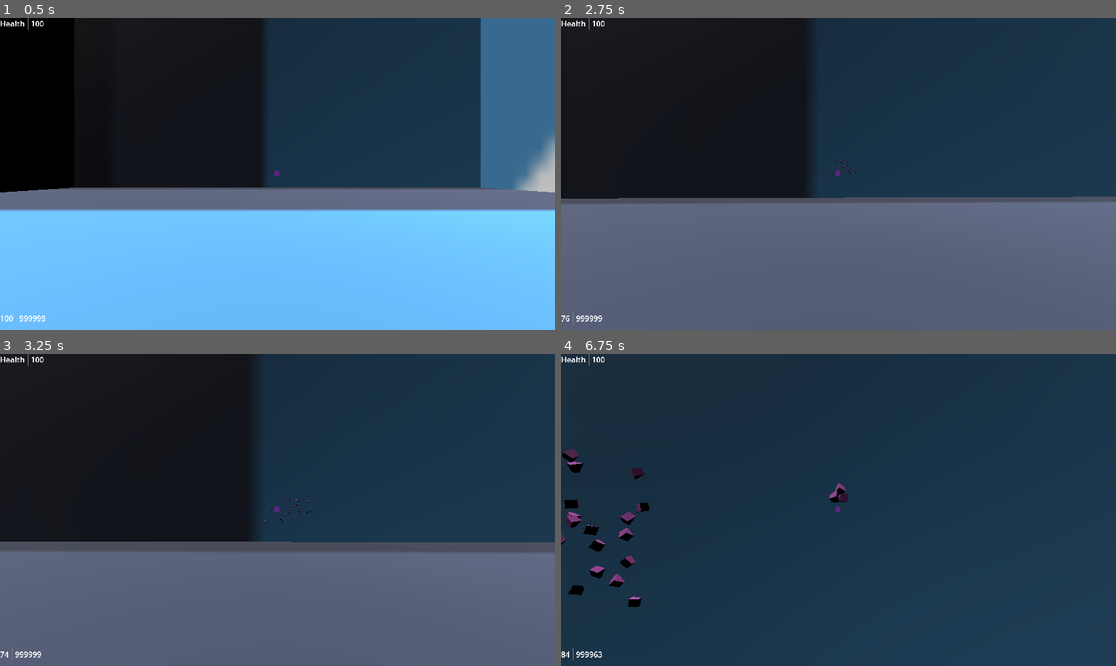
Above: before the commit, frames 1-4 (two rows, left to right).
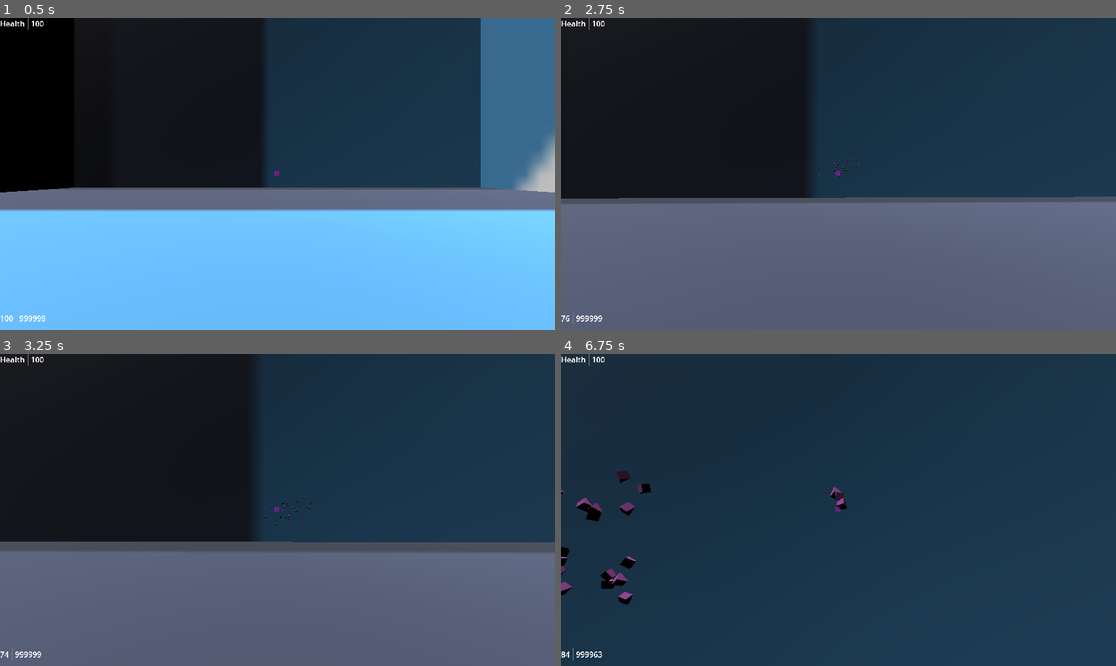
Above: after the commit, the same moments.

Repository: mabanana/FPS-Project-A
Game: Godot game, scene res://test_scene.tscn
Same seed, same stepped clock (60 frames per second), same inputs: the game is played once before the commit and once after it. The engine's default icon, where the game draws it, is replaced by a stand-in: a white triangle on a blue panel in a dark square.
Inputs (mouse positions are in pixels of both pictures, inside the frame that each line leads up to):
- Up to frame 1 (0.5 s): no input
- Up to frame 2 (2.75 s): tap Enter (ui_accept) at 0.5, 0.77, 1.52 s; move the mouse to (866, 174) at 0.52 s; press the mouse at (866, 174) at 0.53 s; hold Up (ui_up) from 0.53 s (still down); move the mouse to (810, 174) at 1.27 s; release the mouse at (810, 174) at 1.28 s; click (810, 174) at 1.35 s; move the mouse to (849, 167) at 2.02 s; press the mouse at (849, 167) at 2.03 s
- Up to frame 3 (3.25 s): keep holding Up (ui_up); move the mouse to (271, 516) at 2.77 s; release the mouse at (271, 516) at 2.78 s; click (271, 516) at 2.85 s; tap Enter (ui_accept) at 3.02 s
- Up to frame 4 (6.75 s): move the mouse to (877, 513) at 3.52 s; press the mouse at (877, 513) at 3.53 s; tap Enter (ui_accept) at 3.77, 4.52, 6.02 s; tap R (reload) at 4.15 s; move the mouse to (794, 506) at 4.27 s; release the mouse at (794, 506) at 4.28 s; click (794, 506) at 4.35 s; move the mouse to (844, 510) at 5.02 s; press the mouse at (844, 510) at 5.03 s; move the mouse to (816, 503) at 5.77 s; release Up (ui_up) at 5.78 s; release the mouse at (816, 503) at 5.78 s; hold Right (ui_right) 5.78-6.53 s; click (816, 503) at 5.85 s; move the mouse to (866, 510) at 6.52 s; press the mouse at (866, 510) at 6.53 s; hold Up (ui_up) from 6.53 s (still down)

Frame 1 is identical in both runs. In frame 2, less than 0.1% of the frame differs, in the area x 46-54%, y 44-53%; in frame 3, less than 0.1%; in frame 4, 1.9%, in the area x 0-52%, y 30-82%.

Commit message:
Move gun logic to gun slot node

Diff:
--- a/gun.gd
+++ b/gun.gd
@@ -1,17 +1,24 @@
 extends Node3D
 class_name GunSlot
+
+const UNIT = 100
+const RAY_LENGTH = 1000
+const MAX_ACCURACY = 100
 
 @export var gun: GunResource
 var shoot_cd : int
 var reload_cd : int
 var reloading: bool
 var new_mag: int
-const UNIT = 100
+var trigger : bool = false
+var ammo_count : int = 999999
+var character: CharacterBody3D
 
 func _ready():
 	reload_cd = UNIT * gun.reload_time
 	reloading = false
 	shoot_cd = 0
+	character = get_parent()
 
 func set_shoot_cd():
 	shoot_cd = 100/gun.fire_rate
@@ -25,19 +32,45 @@
 		else:
 			reloading = false
 			finish_reload()
+	if trigger:
+		handle_gun_shot((Vector3(character.camera.rotation.x, rotation.y, 0)))
 
 func shoot():
 	if shoot_cd <= 0 and gun.mag_curr > 0 and not reloading:
 		set_shoot_cd()
-		gun.mag_curr -= 1
 		return true
 	else:
 		return false
 
 func finish_reload():
 	gun.mag_curr = new_mag
+	new_mag = 0
 
-func reload(mag):
-	new_mag = mag
+func reload():
+	new_mag = min(ammo_count, gun.mag_size)
+	ammo_count -= new_mag - gun.mag_curr
 	reloading = true
 	reload_cd = UNIT * gun.reload_time
+
+func handle_gun_shot(view_direction):
+	if not (gun and shoot()):
+		return
+	gun.mag_curr -= 1
+	var space_state = get_world_3d().direct_space_state
+	var mousepos = bullet_spread(get_viewport().get_mouse_position(), gun.accuracy)
+	var origin = character.camera.project_ray_origin(mousepos)
+	var end = origin + character.camera.project_ray_normal(mousepos) * RAY_LENGTH
+	var query = PhysicsRayQueryParameters3D.create(origin, end)
+	query.collide_with_areas = false
+	var result = space_state.intersect_ray(query)
+	if result:
+		var new_bullet_hole = gun.bullet_hole.instantiate()
+		new_bullet_hole.position = result.position
+		# TODO: create node for decals like bullet hole instances to spawn in.
+		character.get_parent().add_child(new_bullet_hole)
+		if result.collider.has_method("take_damage"):
+			result.collider.take_damage(randf_range(gun.damage_floor, gun.damage_ceiling), self, result.position)
+
+func bullet_spread(mousepos, acc):
+	var spread = MAX_ACCURACY - acc
+	return Vector2(mousepos.x + randf_range(-spread,spread), mousepos.y + randf_range(-spread,spread))
--- a/player.gd
+++ b/player.gd
@@ -7,11 +7,7 @@
 const SPEED = 5.0
 const JUMP_VELOCITY = 4.5
 const VERTICAL_LOOK_LIMIT = 89.0
-const RAY_LENGTH = 1000
-const MAX_ACCURACY = 100
 
-var trigger : bool = false
-var ammo_count : int = 999999
 var hp : int = 100
 
 
@@ -28,14 +24,12 @@
 		else:
 			Input.set_mouse_mode(Input.MOUSE_MODE_CAPTURED)
 	elif event.is_action_pressed("left_click"):
-		trigger = true
+		gun_slot.trigger = true
 
 	elif event.is_action_released("left_click"):
-		trigger = false
+		gun_slot.trigger = false
 	elif event.is_action_pressed("reload"):
-		var new_mag = min(ammo_count, gun_slot.gun.mag_size)
-		ammo_count -= new_mag - gun_slot.gun.mag_curr
-		gun_slot.reload(new_mag)
+		gun_slot.reload()
 
 
 func _physics_process(delta):
@@ -62,33 +56,7 @@
 
 func _process(delta):
 	hud.mag = gun_slot.gun.mag_curr
-	hud.ammo = ammo_count
+	hud.ammo = gun_slot.ammo_count
 	hud.hp = hp
 	hud.reload = gun_slot.reloading
 	hud.update()
-	if trigger:
-		var view_direction = Vector3(camera.rotation.x, rotation.y, 0)
-		if gun_slot.shoot():
-			handle_gun_shot(view_direction)
-
-func handle_gun_shot(view_direction):
-	if not gun_slot:
-		return
-	var space_state = get_world_3d().direct_space_state
-	var mousepos = bullet_spread(get_viewport().get_mouse_position(), gun_slot.gun.accuracy)
-	var origin = camera.project_ray_origin(mousepos)
-	var end = origin + camera.project_ray_normal(mousepos) * RAY_LENGTH
-	var query = PhysicsRayQueryParameters3D.create(origin, end)
-	query.collide_with_areas = false
-	var result = space_state.intersect_ray(query)
-	if result:
-		var new_bullet_hole = gun_slot.gun.bullet_hole.instantiate()
-		new_bullet_hole.position = result.position
-		get_parent().add_child(new_bullet_hole)
-		if result.collider.has_method("take_damage"):
-			result.collider.take_damage(randf_range(gun_slot.gun.damage_floor, gun_slot.gun.damage_ceiling), self, result.position)
-
-func bullet_spread(mousepos, acc):
-	var spread = MAX_ACCURACY - acc
-	return Vector2(mousepos.x + randf_range(-spread,spread), mousepos.y + randf_range(-spread,spread))
-	pass
